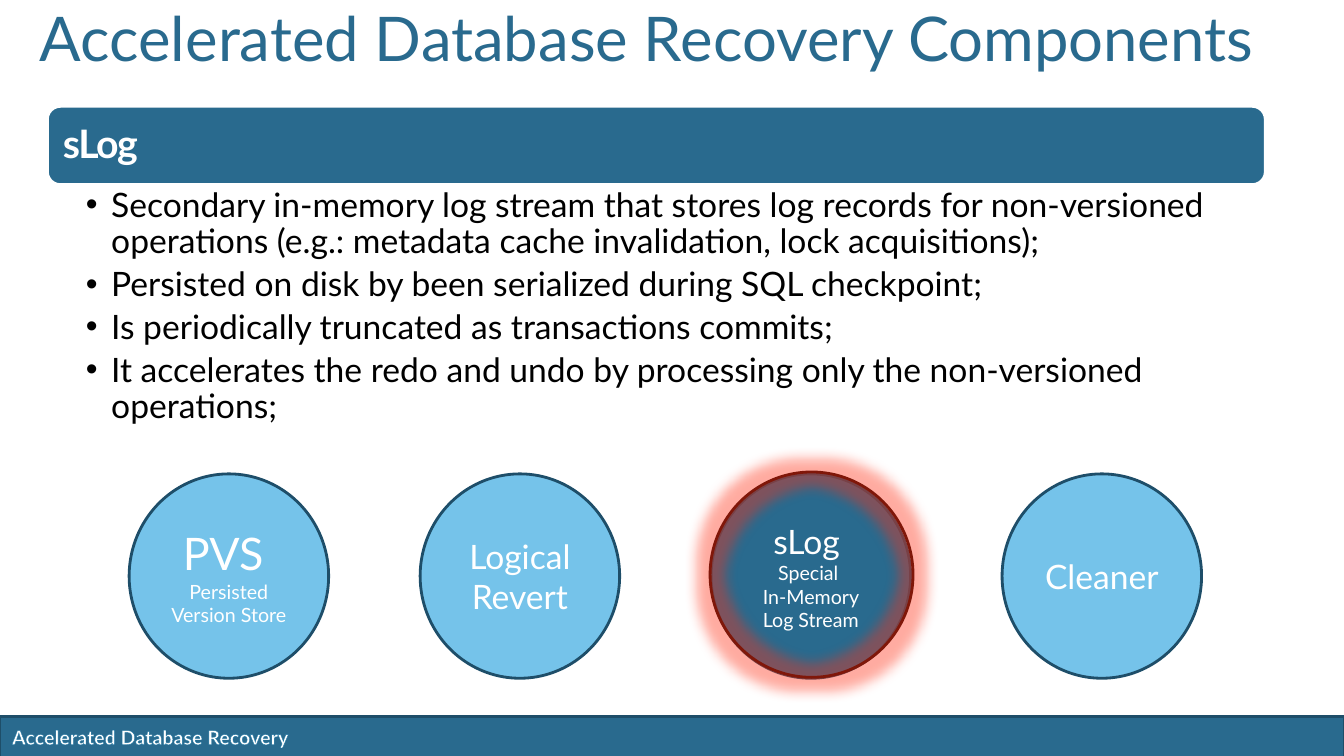
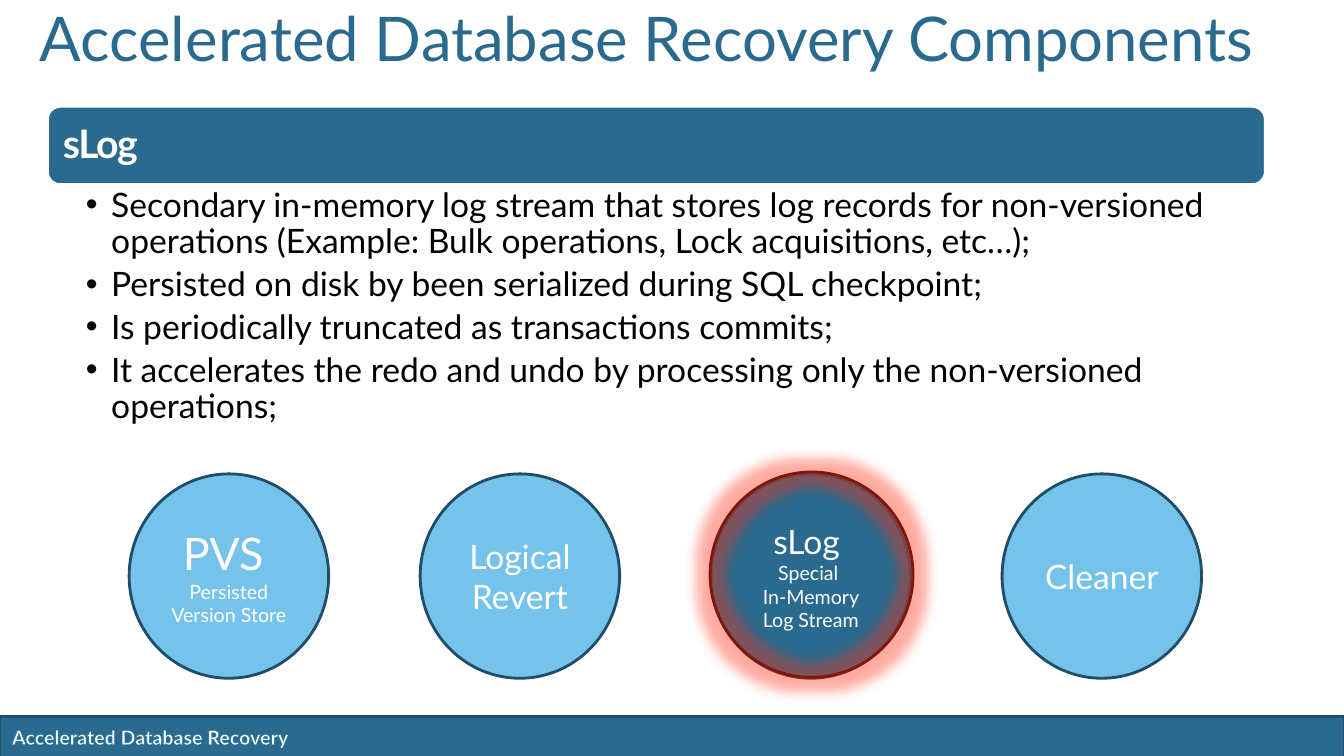
Before and after one commit to SQLMCT/Accelerated_Database_Recovery, a slide deck: slide 10 of JD_Accelerated_Database_Recovery.pptx (slide 11 before the commit). Drawn at 1344x756 pixels with LibreOffice and Linux fonts; fonts in the diff are those of the drawing; background and template pictures are left out. Boxes give left, top, right and bottom in pixels: in the first picture for what was removed or moved away, otherwise in the second. Text is boxed around its words. In the diff, an @@ line names an element or a change of style, - is before the commit and + after.

```diff
--- a/JD_Accelerated_Database_Recovery.pptx
+++ b/JD_Accelerated_Database_Recovery.pptx
@@ text at [111, 192, 1204, 259]: text changed @@
-  • Secondary in-memory log stream that stores log records for non-versioned operations (e.g.: metadata cache invalidation, lock acquisitions);
+  • Secondary in-memory log stream that stores log records for non-versioned operations (Example: Bulk operations, Lock acquisitions, etc…);
```
Also in this commit, not shown: 5 other slides changed, 1 slide removed.
